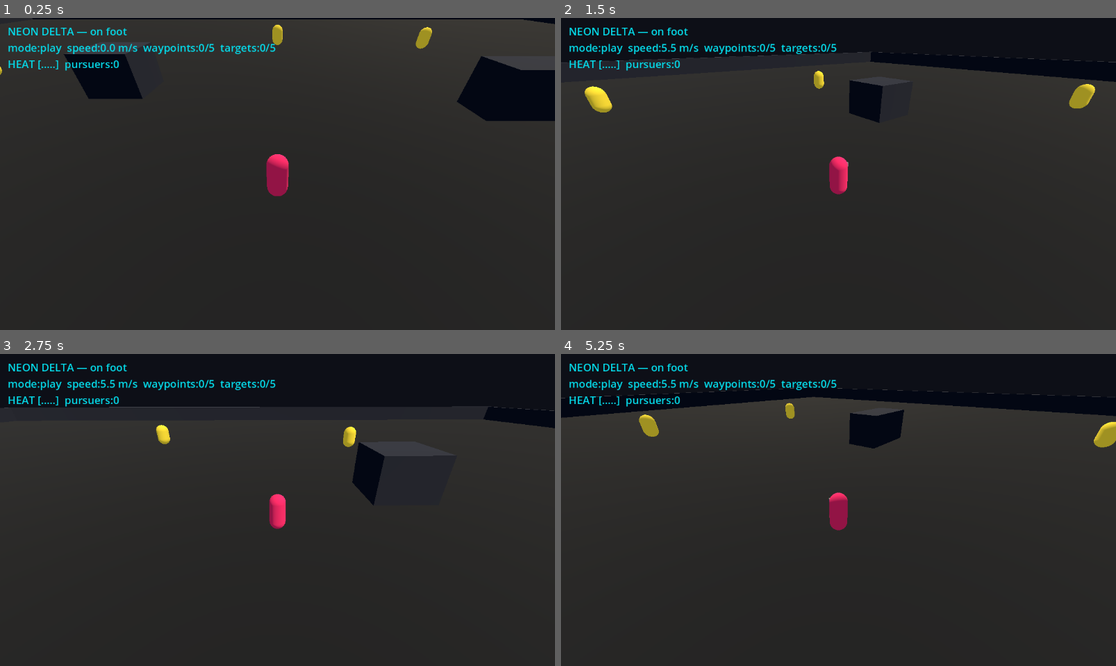
Above: before the commit, frames 1-4 (two rows, left to right).
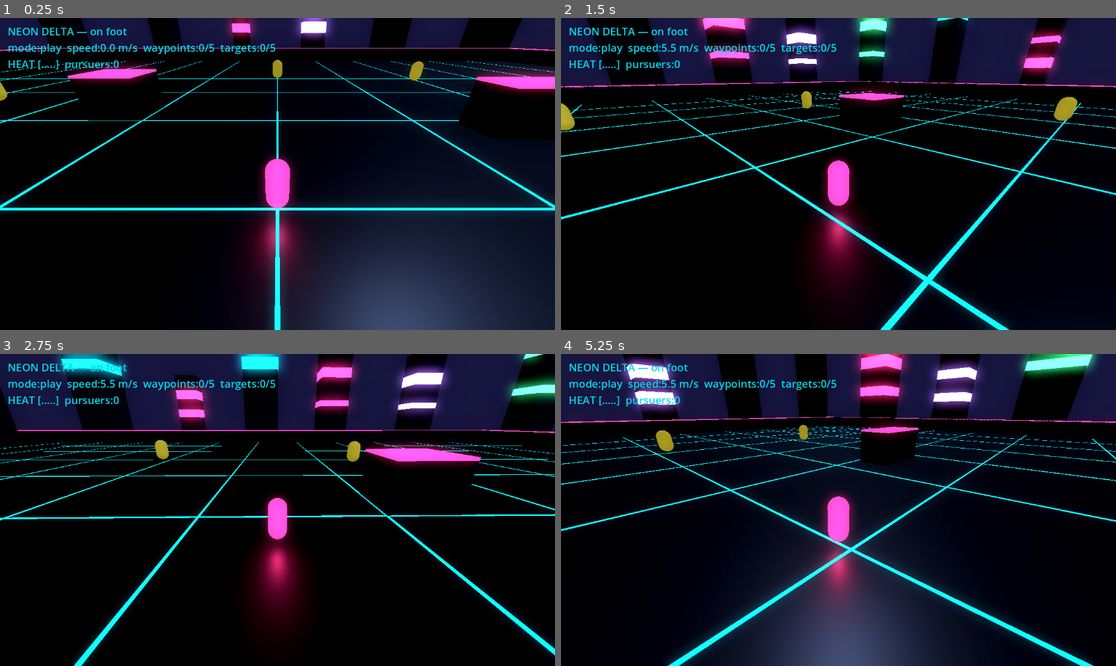
Above: after the commit, the same moments.

Repository: jaimepescht5-svg/Ge-te-Ay
Game: Godot game, scene res://Sandbox.tscn
Two runs of this game, one before a commit and one after it. Both use one fixed random seed, a clock stepped at 60 frames per second and the inputs below. This scene is started directly instead of the project's main scene.
Inputs (mouse positions are in pixels of both pictures, inside the frame that each line leads up to):
- Up to frame 1 (0.25 s): no input
- Up to frame 2 (1.5 s): move the mouse to (960, 158) at 0.52 s; hold D (mv_right) 0.53-1.28 s; click (960, 158) at 0.6 s; move the mouse to (727, 189) at 1.27 s; hold S (mv_back) from 1.28 s (still down); tap Shift (run) at 1.35 s
- Up to frame 3 (2.75 s): move the mouse to (333, 441) at 2.02 s; release S (mv_back) at 2.03 s; hold D (mv_right) from 2.03 s (still down); click (333, 441) at 2.1 s
- Up to frame 4 (5.25 s): move the mouse to (810, 572) at 2.77 s; release D (mv_right) at 2.78 s; hold W (mv_fwd) 2.78-3.53 s; tap Shift (run) at 2.85, 4.35 s; click (810, 572) at 2.92 s; move the mouse to (1005, 556) at 3.52 s; hold A (mv_left) 3.53-5.03 s; click (1005, 556) at 3.6 s; move the mouse to (672, 463) at 4.27 s; move the mouse to (866, 510) at 5.02 s; hold S (mv_back) from 5.03 s (still down); click (866, 510) at 5.1 s

The runs differ from the first frame. In frame 1, 87% of the frame differs, in the area x 0-100%, y 0-100%; in frame 2, 95%; in frame 3, 93%; in frame 4, 90%.

Commit message:
Polish: neon visual pass on the verbs sandbox
Turn the gray box into Port Soleil at night: deep-night environment with
bloom/glow, a glowing cyan floor grid, magenta neon caps on walls/blocks, a
ring of skyline towers with neon window bands on the horizon, and emissive
characters that cast real light (pink glow on the player, cyan on pursuers).
Lower, smoother chase camera.

Visual-only — gameplay logic untouched; clean-checkout self-check still
PASSES 13/13 headless, and rendered frames confirm the look.

Co-Authored-By: Claude Opus 4.8 (1M context) <noreply@anthropic.com>
Claude-Session: https://claude.ai/code/session_01LL5RFKCgdxeYwnGtcJXjRL

Diff:
--- a/prototype/neon-delta-slice/scripts/sandbox.gd
+++ b/prototype/neon-delta-slice/scripts/sandbox.gd
@@ -108,6 +108,7 @@
 	_build_environment()
 	_build_ground()
 	_build_walls()
+	_build_skyline()
 	_build_obstacles()
 	_build_targets()
 	_build_player()
@@ -131,17 +132,25 @@
 	var env := WorldEnvironment.new()
 	var e := Environment.new()
 	e.background_mode = Environment.BG_COLOR
-	e.background_color = Color(0.05, 0.06, 0.09)
+	e.background_color = Color(0.02, 0.02, 0.05)            # deep night
 	e.ambient_light_source = Environment.AMBIENT_SOURCE_COLOR
-	e.ambient_light_color = Color(0.35, 0.38, 0.48)
-	e.ambient_light_energy = 0.7
+	e.ambient_light_color = Color(0.12, 0.14, 0.26)        # cool, dim — let neon pop
+	e.ambient_light_energy = 0.5
+	# bloom so the emissive neon actually glows (harmless if the GL renderer
+	# can't post-process it).
+	e.glow_enabled = true
+	e.glow_intensity = 0.9
+	e.glow_strength = 1.1
+	e.glow_bloom = 0.3
+	e.glow_hdr_threshold = 0.85
 	env.environment = e
 	add_child(env)
-	var sun := DirectionalLight3D.new()
-	sun.rotation_degrees = Vector3(-55, -40, 0)
-	sun.light_energy = 1.1
-	sun.light_color = Color(1.0, 0.95, 0.85)
-	add_child(sun)
+	# a low, cool "moon" so geometry still reads in shadow
+	var moon := DirectionalLight3D.new()
+	moon.rotation_degrees = Vector3(-60, -50, 0)
+	moon.light_energy = 0.35
+	moon.light_color = Color(0.6, 0.7, 1.0)
+	add_child(moon)
 
 func _build_ground() -> void:
 	var body := StaticBody3D.new()
@@ -155,11 +164,37 @@
 	var plane := PlaneMesh.new()
 	plane.size = Vector2(ARENA * 2.0, ARENA * 2.0)
 	var mat := StandardMaterial3D.new()
-	mat.albedo_color = Color(0.10, 0.11, 0.13)
+	mat.albedo_color = Color(0.03, 0.03, 0.05)
+	mat.metallic = 0.3
+	mat.roughness = 0.4
 	plane.material = mat
 	mesh.mesh = plane
 	body.add_child(mesh)
 	add_child(body)
+	_build_grid()
+
+func _build_grid() -> void:
+	# a glowing neon floor grid — the signature NEON DELTA look.
+	var step := 10.0
+	var n := int(ARENA / step)
+	var line_mat := StandardMaterial3D.new()
+	line_mat.albedo_color = Color(0.02, 0.55, 0.65)
+	line_mat.emission_enabled = true
+	line_mat.emission = Color(0.05, 0.85, 0.95)            # cyan
+	line_mat.emission_energy_multiplier = 1.6
+	for i in range(-n, n + 1):
+		var x := i * step
+		_grid_line(Vector3(x, 0.03, 0), Vector3(0.12, 0.04, ARENA * 2), line_mat)
+		_grid_line(Vector3(0, 0.03, x), Vector3(ARENA * 2, 0.04, 0.12), line_mat)
+
+func _grid_line(pos: Vector3, size: Vector3, mat: StandardMaterial3D) -> void:
+	var m := MeshInstance3D.new()
+	var bm := BoxMesh.new()
+	bm.size = size
+	m.mesh = bm
+	m.material_override = mat
+	m.position = pos
+	add_child(m)
 
 func _build_walls() -> void:
 	# four perimeter walls so the player (and pursuers) are contained.
@@ -180,12 +215,63 @@
 	var bm := BoxMesh.new()
 	bm.size = size
 	var mat := StandardMaterial3D.new()
-	mat.albedo_color = Color(0.16, 0.18, 0.24)
+	mat.albedo_color = Color(0.05, 0.06, 0.10)
+	mat.metallic = 0.4
+	mat.roughness = 0.5
 	mesh.mesh = bm
 	mesh.material_override = mat
 	body.add_child(mesh)
+	# glowing magenta cap so edges read in the dark
+	var strip := MeshInstance3D.new()
+	var sb := BoxMesh.new()
+	sb.size = Vector3(size.x * 1.01, 0.18, size.z * 1.01)
+	var smat := StandardMaterial3D.new()
+	smat.albedo_color = Color(1.0, 0.16, 0.43)
+	smat.emission_enabled = true
+	smat.emission = Color(1.0, 0.16, 0.43)             # magenta
+	smat.emission_energy_multiplier = 1.8
+	strip.mesh = sb
+	strip.material_override = smat
+	strip.position.y = size.y * 0.5
+	mesh.add_child(strip)
 	body.position = pos
 	add_child(body)
+
+func _build_skyline() -> void:
+	# a ring of dark towers with neon vertical strips, just outside the arena —
+	# Port Soleil on the horizon. Pure atmosphere (no collision needed).
+	var hues := [Color(0.05, 0.85, 0.95), Color(1.0, 0.16, 0.43), Color(0.7, 0.4, 1.0), Color(0.2, 1.0, 0.5)]
+	var count := 22
+	for i in range(count):
+		var ang := TAU * float(i) / float(count)
+		var r := ARENA + 14.0 + randf() * 26.0
+		var h := 16.0 + randf() * 60.0
+		var pos := Vector3(cos(ang) * r, h * 0.5, sin(ang) * r)
+		var tower := MeshInstance3D.new()
+		var bm := BoxMesh.new()
+		var w := 6.0 + randf() * 6.0
+		bm.size = Vector3(w, h, w)
+		var mat := StandardMaterial3D.new()
+		mat.albedo_color = Color(0.03, 0.04, 0.08)
+		tower.mesh = bm
+		tower.material_override = mat
+		tower.position = pos
+		add_child(tower)
+		# a couple of glowing window bands
+		var hue: Color = hues[i % hues.size()]
+		for b in range(2):
+			var band := MeshInstance3D.new()
+			var bb := BoxMesh.new()
+			bb.size = Vector3(w * 1.02, 1.4 + randf() * 2.0, w * 1.02)
+			var bmat := StandardMaterial3D.new()
+			bmat.albedo_color = hue
+			bmat.emission_enabled = true
+			bmat.emission = hue
+			bmat.emission_energy_multiplier = 2.2
+			band.mesh = bb
+			band.material_override = bmat
+			band.position = Vector3(pos.x, h * (0.4 + 0.3 * b), pos.z)
+			add_child(band)
 
 func _build_obstacles() -> void:
 	# a few blocks to bump into / route around (collision coverage for the bot).
@@ -249,11 +335,17 @@
 	mat.albedo_color = Color(1.0, 0.16, 0.43)          # NEON DELTA pink
 	mat.emission_enabled = true
 	mat.emission = Color(1.0, 0.16, 0.43)
-	mat.emission_energy_multiplier = 0.5
+	mat.emission_energy_multiplier = 1.7
 	mesh.mesh = cm
 	mesh.material_override = mat
 	mesh.position.y = 0.9
 	player.add_child(mesh)
+	var glow := OmniLight3D.new()
+	glow.light_color = Color(1.0, 0.2, 0.5)
+	glow.light_energy = 2.0
+	glow.omni_range = 9.0
+	glow.position = Vector3(0, 1.2, 0)
+	player.add_child(glow)
 	# a little "nose" so facing is visible
 	var nose := MeshInstance3D.new()
 	var nb := BoxMesh.new()
@@ -404,6 +496,12 @@
 	mesh.position.y = 0.9
 	mesh.material_override = mat
 	cop.add_child(mesh)
+	var light := OmniLight3D.new()
+	light.light_color = Color(0.1, 0.9, 1.0)
+	light.light_energy = 2.4
+	light.omni_range = 11.0
+	light.position = Vector3(0, 1.4, 0)
+	cop.add_child(light)
 	# spawn at an arena corner away from the player
 	var p := player.global_position
 	var corner := Vector3(ARENA - 4, 1.0, ARENA - 4)
@@ -502,9 +600,9 @@
 		return
 	var p := player.global_position
 	var back := Vector3(-sin(player_yaw), 0, -cos(player_yaw))
-	var target := p + back * 9.0 + Vector3.UP * 6.0
-	cam.global_position = cam.global_position.lerp(target, 0.12)
-	cam.look_at(p + Vector3.UP * 1.0, Vector3.UP)
+	var target := p + back * 8.0 + Vector3.UP * 4.6
+	cam.global_position = cam.global_position.lerp(target, 0.14)
+	cam.look_at(p + Vector3.UP * 1.3, Vector3.UP)
 
 func _update_hud() -> void:
 	if hud == null:
